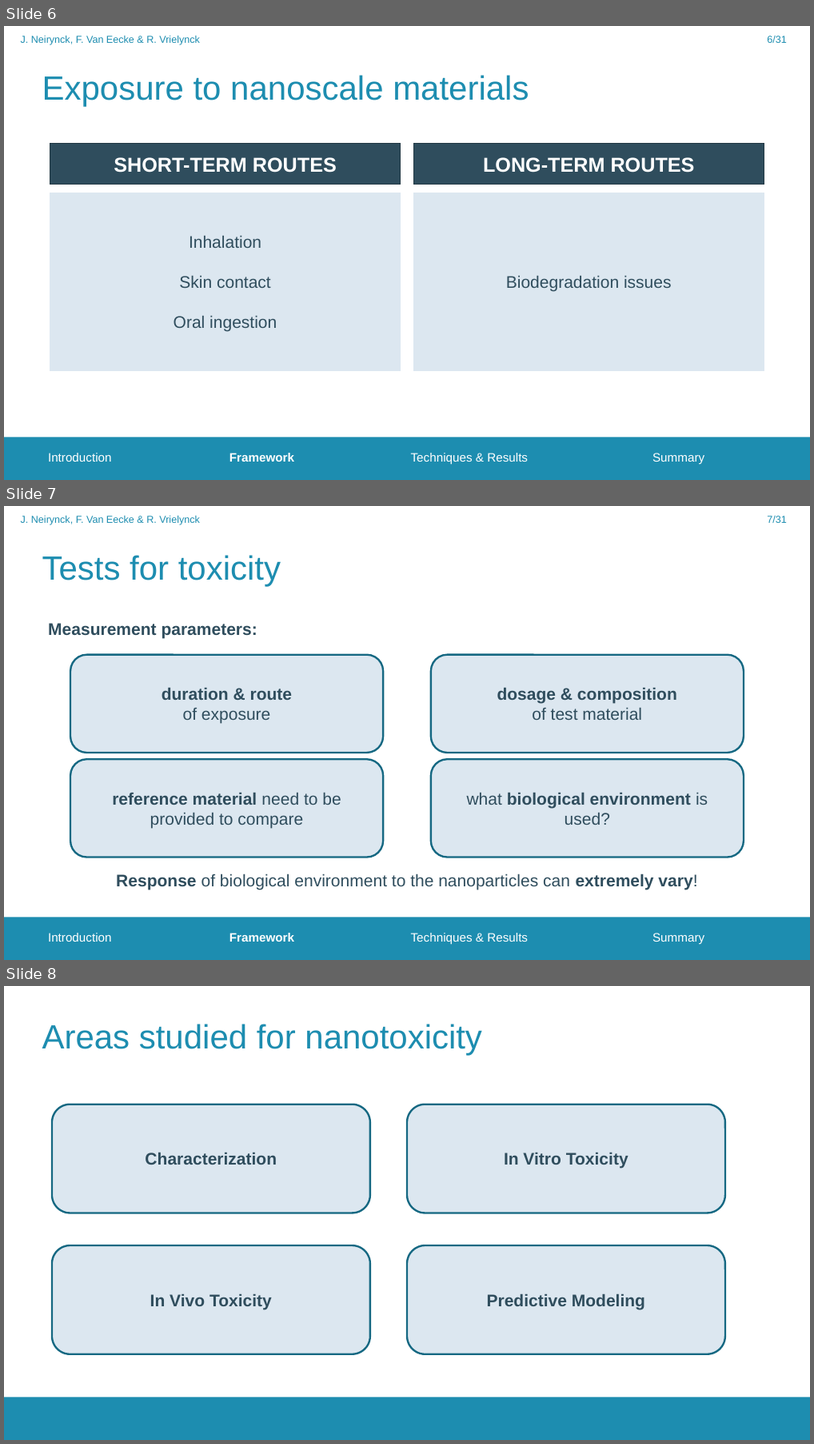
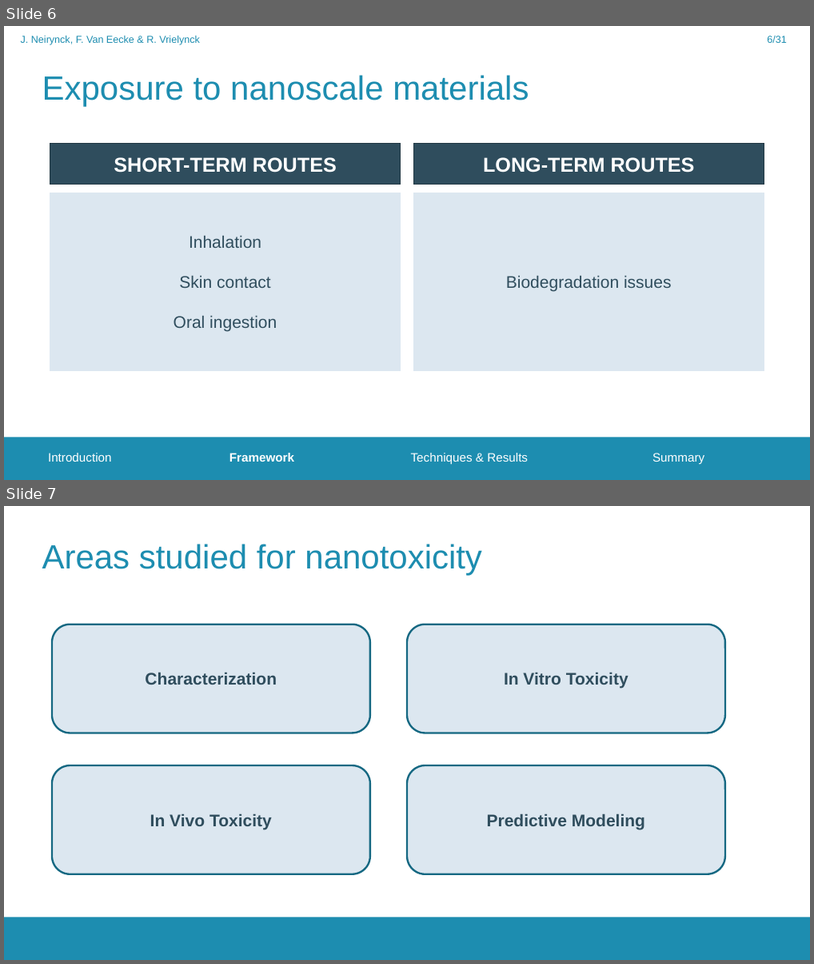
Before and after one commit to FrederikVanEecke/PresentationClusters, a slide deck: NanoparticleToxicity.pptx. Shown one above the other, each under a label of ours: slides 6, 7 and 8 before the commit, slides 6 and 7 after it. The pictures are 814x1444 and 814x964 pixels, drawn with LibreOffice and Linux fonts; fonts in the diff are those of the drawing; background and template pictures are left out. Boxes give left, top, right and bottom in pixels: in the first picture for what was removed or moved away, otherwise in the second. Text is boxed around its words. In the diff, an @@ line names an element or a change of style, - is before the commit and + after.

Commit message:
update

```diff
--- a/NanoparticleToxicity.pptx
+++ b/NanoparticleToxicity.pptx
@@ slide 7 removed at box(4, 506, 810, 960), background #FFFFFF; not listed: 1 template element that a slide beside it also shows @@
@@ text removed at box(21, 516, 200, 525) @@
-J. Neirynck, F. Van Eecke & R. Vrielynck
@@ page number removed at box(767, 516, 786, 523) @@
-7/31
@@ title removed at box(42, 555, 281, 586) @@
-Tests for toxicity
@@ text removed at box(48, 623, 258, 639) @@
-Measurement parameters:
@@ rounded rectangle removed at box(70, 655, 383, 753) @@
-duration & route
-of exposure
@@ rounded rectangle removed at box(431, 655, 744, 753) @@
-dosage & composition
-of test material
@@ rounded rectangle removed at box(70, 759, 383, 857) @@
-reference material need to be provided to compare
@@ rounded rectangle removed at box(431, 759, 744, 857) @@
-what biological environment is used?
@@ text removed at box(116, 873, 698, 890) @@
-Response of biological environment to the nanoparticles can extremely vary!
@@ text removed at box(48, 932, 705, 944) @@
-Introduction Framework Techniques & Results Summary
@@ what was slide 8 is now slide 7 @@
```
